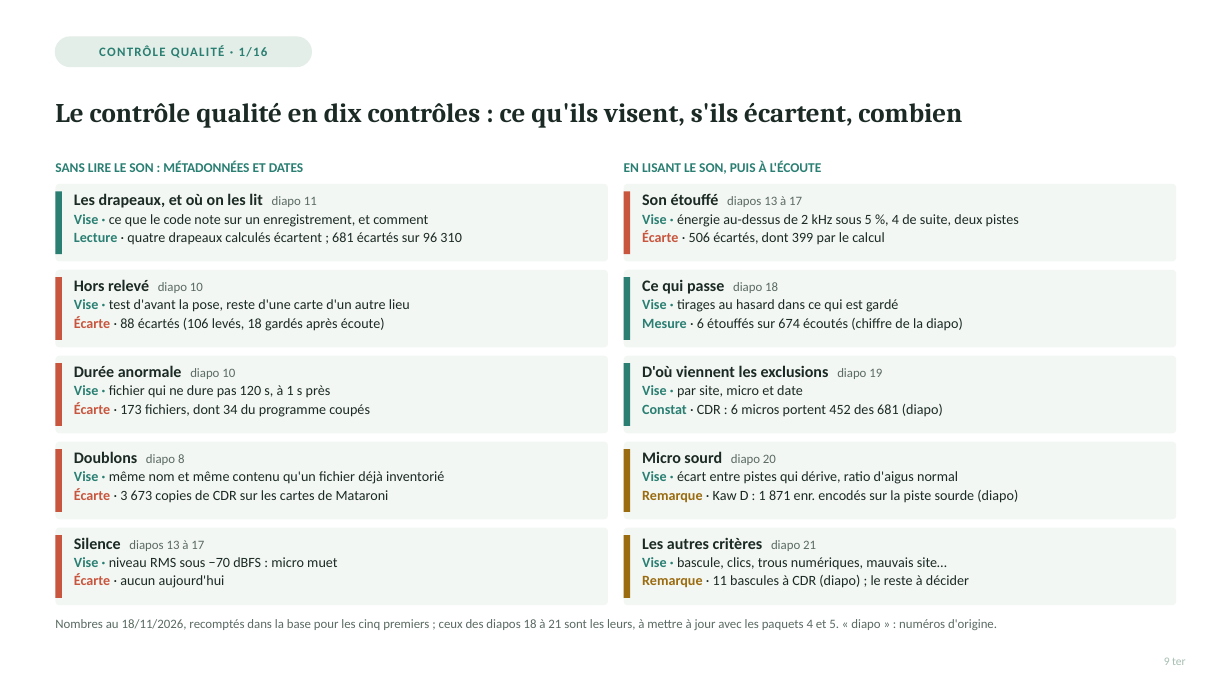
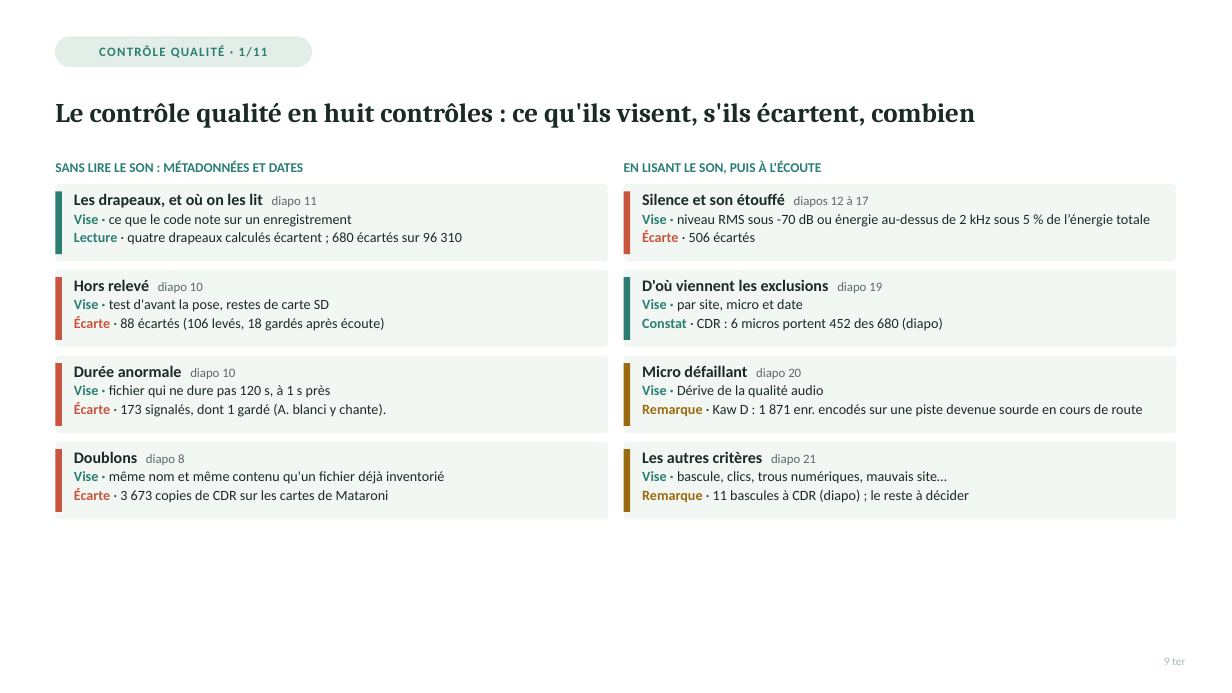
Before and after one commit to Rumble-Paw-Patrol/Grenouille, a slide deck: slide 5 of documentation/prez/presentation_4_paquets/presentation_4_inventaire_qc_v2_paquet_2_diapos_06-11.pptx. Drawn at 1232x693 pixels with LibreOffice and Linux fonts; fonts in the diff are those of the drawing. Boxes give left, top, right and bottom in pixels: in the first picture for what was removed or moved away, otherwise in the second. Text is boxed around its words. In the diff, an @@ line names an element or a change of style, - is before the commit and + after.

```diff
--- a/documentation/prez/presentation_4_paquets/presentation_4_inventaire_qc_v2_paquet_2_diapos_06-11.pptx
+++ b/documentation/prez/presentation_4_paquets/presentation_4_inventaire_qc_v2_paquet_2_diapos_06-11.pptx
@@ text at bbox=[99, 46, 268, 58]: text changed @@
-CONTRÔLE QUALITÉ · 1/16
+CONTRÔLE QUALITÉ · 1/11
@@ text at bbox=[55, 103, 975, 128]: text changed @@
-Le contrôle qualité en dix contrôles : ce qu'ils visent, s'ils écartent, combien
+Le contrôle qualité en huit contrôles : ce qu'ils visent, s'ils écartent, combien
@@ text at bbox=[642, 193, 1150, 242]: text changed @@
-Son étouffé diapos 13 à 17
-Vise · énergie au-dessus de 2 kHz sous 5 %, 4 de suite, deux pistes
-Écarte · 506 écartés, dont 399 par le calcul
+Silence et son étouffé diapos 12 à 17
+Vise · niveau RMS sous -70 dB ou énergie au-dessus de 2 kHz sous 5 % de l’énergie totale
+Écarte · 506 écartés
@@ text at bbox=[74, 214, 461, 244]: text changed @@
-Vise · ce que le code note sur un enregistrement, et comment
-Lecture · quatre drapeaux calculés écartent ; 681 écartés sur 96 310
+Vise · ce que le code note sur un enregistrement
+Lecture · quatre drapeaux calculés écartent ; 680 écartés sur 96 310
@@ text at bbox=[74, 299, 329, 312]: text changed @@
-Vise · test d'avant la pose, reste d'une carte d'un autre lieu
+Vise · test d'avant la pose, restes de carte SD
@@ text "D'où viennent les exclusions diapo ...": place and size @@
-text "D'où viennent les exclusions diapo ..." at bbox=[642, 365, 943, 416]
+text "D'où viennent les exclusions diapo ..." at bbox=[642, 279, 943, 330]
@@ text removed at bbox=[642, 280, 963, 330] @@
-Ce qui passe diapo 18
-Vise · tirages au hasard dans ce qui est gardé
-Mesure · 6 étouffés sur 674 écoutés (chiffre de la diapo)
@@ text at bbox=[642, 318, 943, 330]: text changed @@
-Constat · CDR : 6 micros portent 452 des 681 (diapo)
+Constat · CDR : 6 micros portent 452 des 680 (diapo)
@@ rectangle at bbox=[624, 363, 630, 426]: fill #2A7F72 to #9A6B0F @@
@@ text at bbox=[642, 365, 1143, 417]: text changed @@
-Micro sourd diapo 20
-Vise · écart entre pistes qui dérive, ratio d'aigus normal
-Remarque · Kaw D : 1 871 enr. encodés sur la piste sourde (diapo)
+Micro défaillant diapo 20
+Vise · Dérive de la qualité audio
+Remarque · Kaw D : 1 871 enr. encodés sur une piste devenue sourde en cours de route
@@ text at bbox=[74, 402, 386, 417]: text changed @@
-Écarte · 173 fichiers, dont 34 du programme coupés
+Écarte · 173 signalés, dont 1 gardé (A. blanci y chante).
@@ text "Les autres critères diapo 21": place and size @@
-text "Les autres critères diapo 21" at bbox=[642, 538, 969, 588]
+text "Les autres critères diapo 21" at bbox=[642, 452, 969, 503]
@@ rounded rectangle removed at bbox=[55, 528, 608, 605] @@
@@ rectangle removed at bbox=[55, 535, 62, 598] @@
@@ text removed at bbox=[74, 537, 337, 588] @@
-Silence diapos 13 à 17
-Vise · niveau RMS sous −70 dBFS : micro muet
-Écarte · aucun aujourd'hui
@@ rounded rectangle removed at bbox=[624, 528, 1177, 605] @@
@@ rectangle removed at bbox=[624, 535, 630, 598] @@
@@ text removed at bbox=[55, 619, 997, 630] @@
-Nombres au 18/11/2026, recomptés dans la base pour les cinq premiers ; ceux des diapos 18 à 21 sont les leurs, à mettre à jour avec les paquets 4 et 5. « diapo » : numéros d'origine.
```
Also in this commit, not shown: 6 other slides changed, 17 other files.
